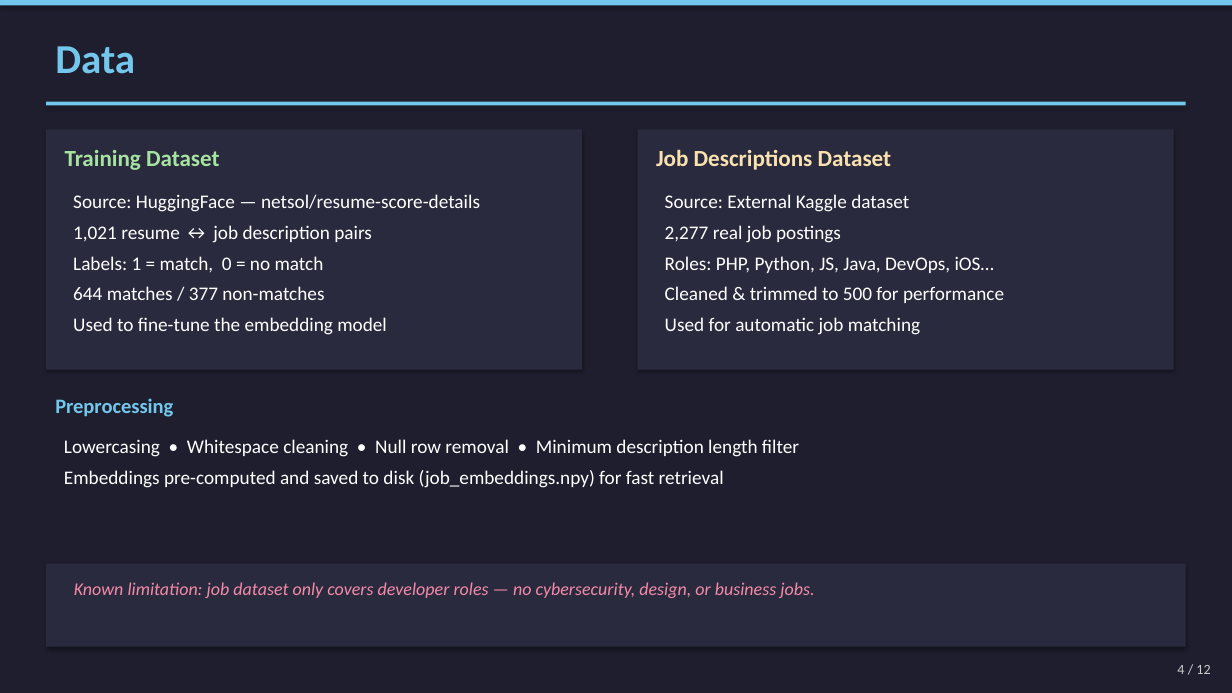
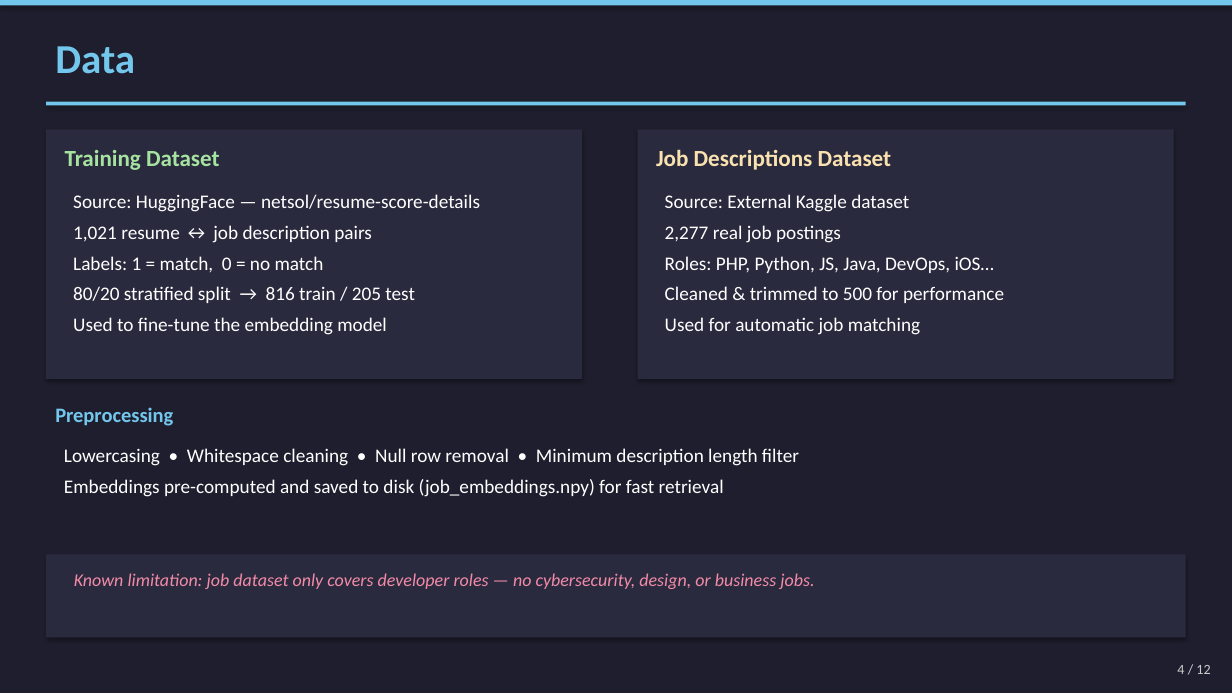
Before and after one commit to siemgls/ai-resume-job-matcher, a slide deck: slide 4 of AI_Resume_Job_Matcher_Presentation.pptx. Drawn at 1232x693 pixels with LibreOffice and Linux fonts; fonts in the diff are those of the drawing. Boxes give left, top, right and bottom in pixels: in the first picture for what was removed or moved away, otherwise in the second. Text is boxed around its words. In the diff, an @@ line names an element or a change of style, - is before the commit and + after.

```diff
--- a/AI_Resume_Job_Matcher_Presentation.pptx
+++ b/AI_Resume_Job_Matcher_Presentation.pptx
@@ rectangle: place and size @@
-rectangle at bbox=[46, 129, 582, 370]
+rectangle at bbox=[46, 129, 582, 379]
@@ rectangle: place and size @@
-rectangle at bbox=[638, 129, 1174, 370]
+rectangle at bbox=[638, 129, 1174, 379]
@@ text at bbox=[73, 286, 415, 303]: text changed @@
-644 matches / 377 non-matches
+80/20 stratified split → 816 train / 205 test
@@ text "Preprocessing": place and size @@
-text "Preprocessing" at bbox=[55, 398, 173, 417]
+text "Preprocessing" at bbox=[55, 407, 173, 426]
@@ text "Lowercasing • Whitespace cleaning • ...": place and size @@
-text "Lowercasing • Whitespace cleaning • ..." at bbox=[64, 439, 799, 488]
+text "Lowercasing • Whitespace cleaning • ..." at bbox=[64, 448, 799, 497]
@@ rectangle: place and size @@
-rectangle at bbox=[46, 564, 1186, 647]
+rectangle at bbox=[46, 555, 1186, 638]
@@ text "Known limitation: job dataset only ...": place and size @@
-text "Known limitation: job dataset only ..." at bbox=[74, 582, 814, 598]
+text "Known limitation: job dataset only ..." at bbox=[74, 573, 814, 589]
```
Also in this commit, not shown: 9 other slides changed, 2 other files.
